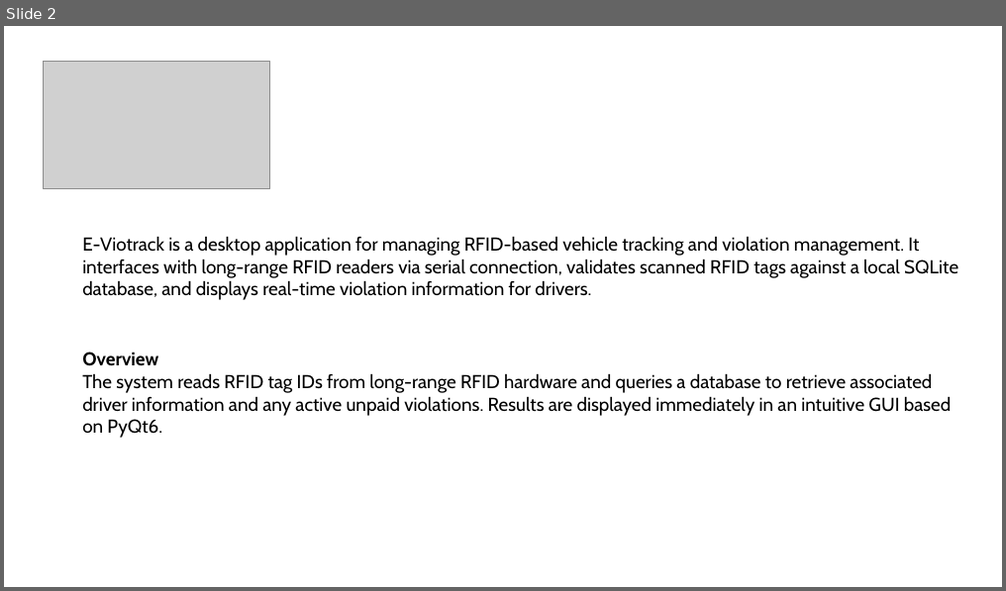
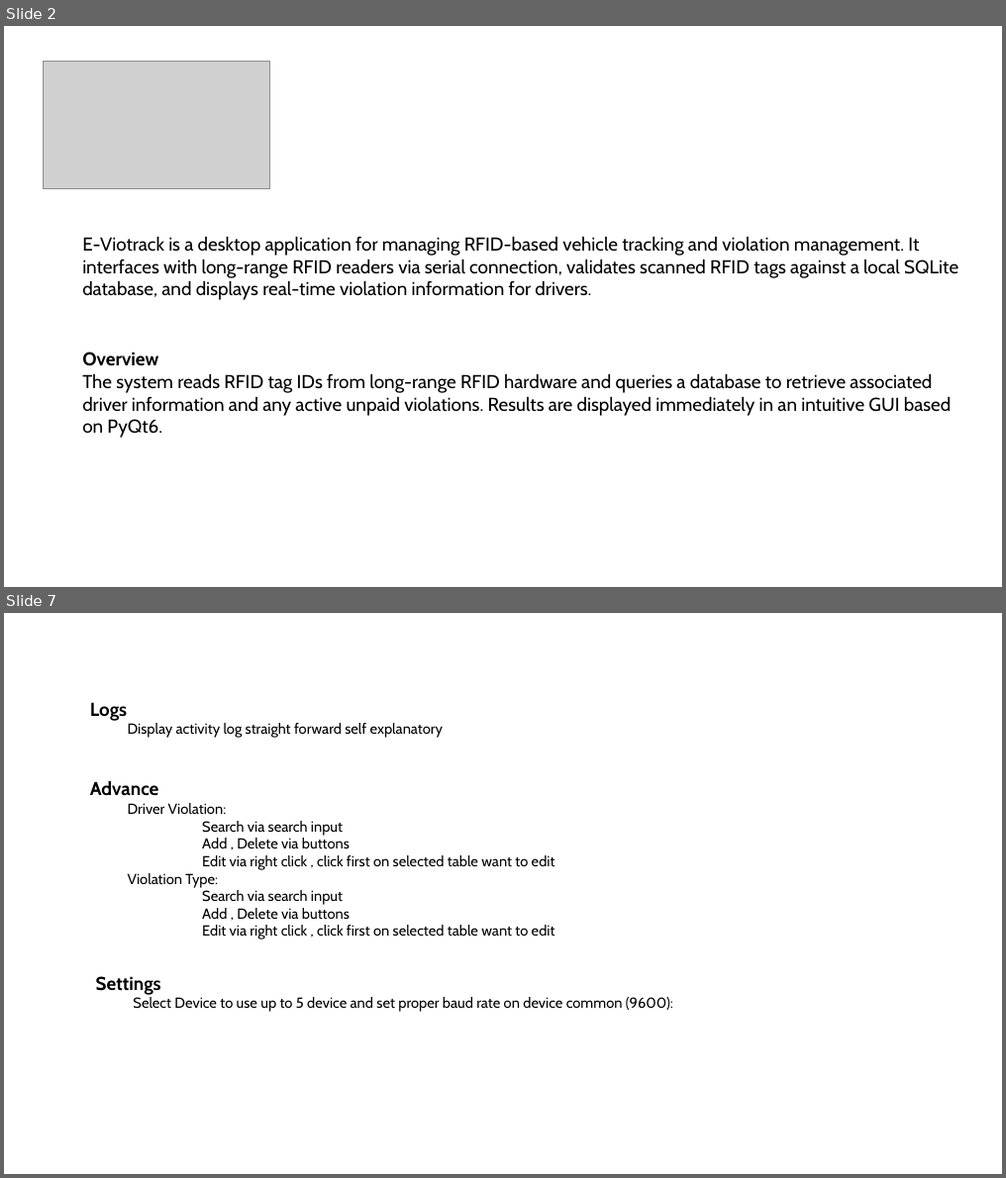
Before and after one commit to OliverFeronel090597/E-Viotrack, a slide deck: E-Viotrack.pptx. Shown one above the other, each under a label of ours: slide 2 before the commit, slides 2 and 7 after it; the slides between them are not shown. The pictures are 1006x591 and 1006x1178 pixels, drawn with LibreOffice and Linux fonts; fonts in the diff are those of the drawing; grey boxes stand for pictures. Boxes give left, top, right and bottom in pixels: in the first picture for what was removed or moved away, otherwise in the second. Text is boxed around its words. In the diff, an @@ line names an element or a change of style, - is before the commit and + after.

```diff
--- a/E-Viotrack.pptx
+++ b/E-Viotrack.pptx
@@ slide 7 added at (x1=4, y1=613, x2=1002, y2=1174), background #FFFFFF @@
@@ text added at (x1=90, y1=702, x2=444, y2=738), 14 pt, text #000000 @@
+Logs
+  Display activity log straight forward self explanatory
@@ text added at (x1=90, y1=780, x2=555, y2=940), 14 pt, text #000000 @@
+Advance
+  Driver Violation:
+  Search via search input
+  Add , Delete via buttons
+  Edit via right click , click first on selected table want to edit
+  Violation Type:
+  Search via search input
+  Add , Delete via buttons
+  Edit via right click , click first on selected table want to edit
@@ text added at (x1=96, y1=976, x2=673, y2=1012), 14 pt, text #000000 @@
+Settings
+  Select Device to use up to 5 device and set proper baud rate on device common (9600):
```
Also in this commit, not shown: 1 slide changed, 5 other slides added, 4 other files.
